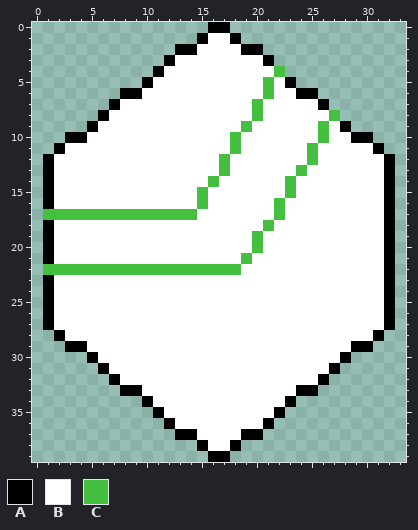
Two states of a pixel-art sprite, assets/Rail26.png. This is how it looked before the edit.
The file is 34x40 pixels.
Palette (. is transparent): A #000000  B #ffffff  C #45bf40
The result:
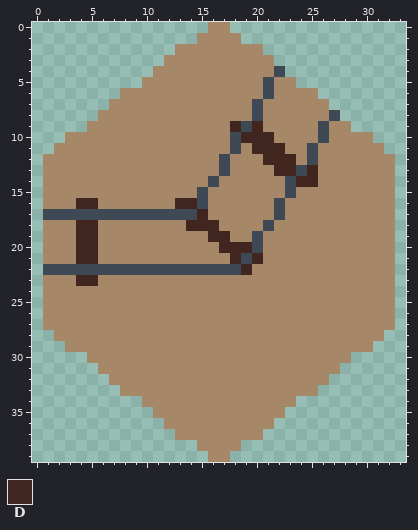
Colours new in this view: D #412620
Diff:
Colour B changes from #ffffff to #a68768.
Colour C changes from #45bf40 to #3f4855.
The edit turns colour A into colour B in row 0 at x 16 to 17; in row 1 at x 15 and 18; in row 2 at x 13 to 14 and 19 to 20; in row 3 at x 12 and 21; in row 4 at x 11; in row 5 at x 10 and 23.
The edit turns colour A into colour B in row 6 at x 8 to 9 and 24 to 25; in row 7 at x 7 and 26; in row 8 at x 6; in row 9 at x 5 and 28; in row 10 at x 3 to 4 and 29 to 30; in row 11 at x 2 and 31.
The edit turns colour A into colour B in rows 12 to 16 at x 1 and 32; in row 17 at x 32; in rows 18 to 21 at x 1 and 32; in row 22 at x 32; in rows 23 to 27 at x 1 and 32; in row 28 at x 2 and 31.
The edit turns colour A into colour B in row 29 at x 3 to 4 and 29 to 30; in row 30 at x 5 and 28; in row 31 at x 6 and 27; in row 32 at x 7 and 26; in row 33 at x 8 to 9 and 24 to 25; in row 34 at x 10 and 23.
The edit turns colour A into colour B in row 35 at x 11 and 22; in row 36 at x 12 and 21; in row 37 at x 13 to 14 and 19 to 20; in row 38 at x 15 and 18; in row 39 at x 16 to 17.
The edit turns colour B into colour D in row 9 at x 18 and 20; in row 10 at x 19 to 21; in row 11 at x 20 to 22; in row 12 at x 21 to 23; in row 13 at x 22 to 23 and 25; in row 14 at x 24 to 25.
The edit turns colour B into colour D in row 16 at x 4 to 5 and 13 to 14; in row 17 at x 15; in row 18 at x 4 to 5 and 14 to 16; in row 19 at x 4 to 5 and 16 to 17; in row 20 at x 4 to 5 and 17 to 19; in row 21 at x 4 to 5, 18 and 20.
The edit turns colour B into colour D in row 22 at x 19; in row 23 at x 4 to 5.
